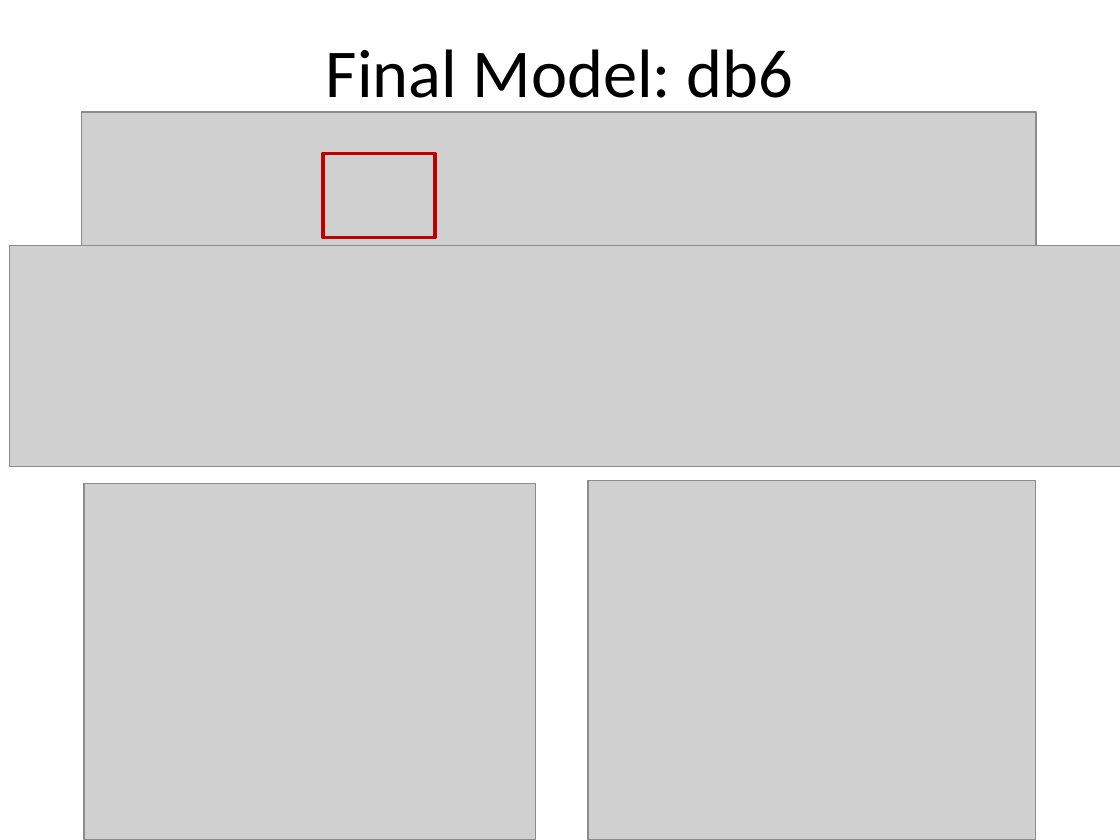
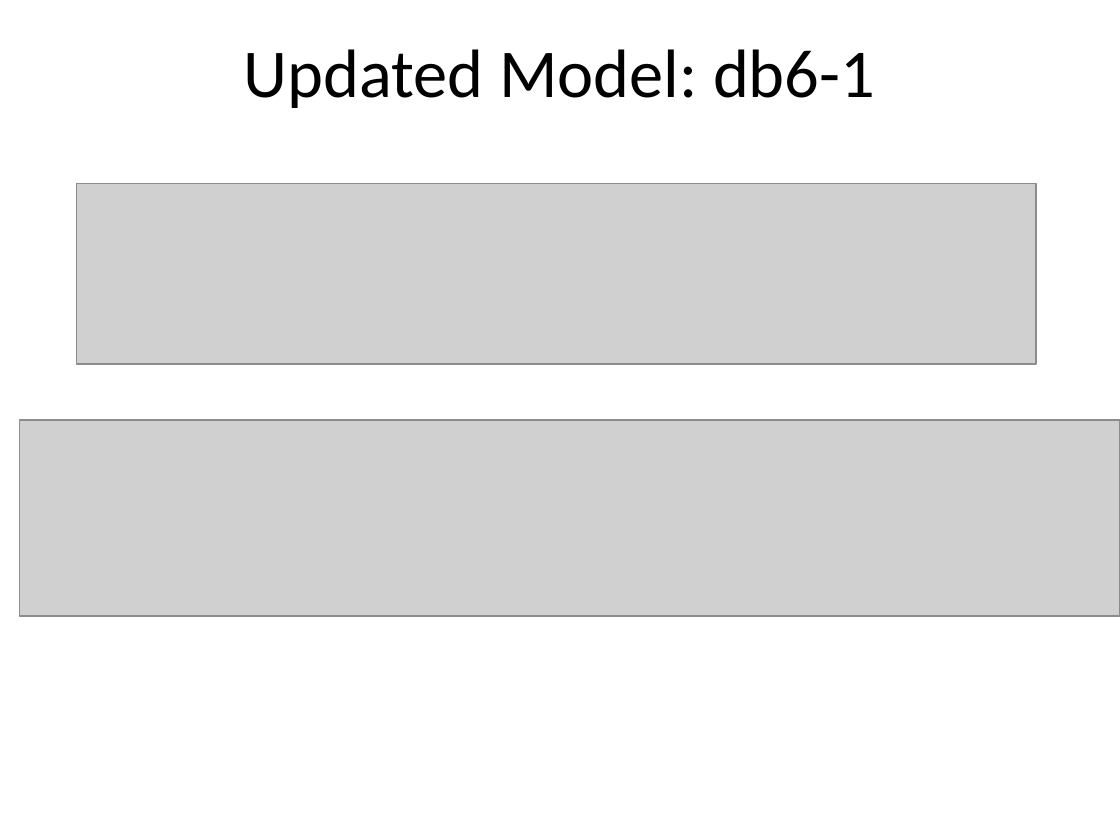
Before and after one commit to kdahlquist/DahlquistLab, a slide deck: slide 9 of data/Spring2017/15-gene_networks_analysis/db1-db6_Multiple-Regression_BK20170329.pptx (slide 7 before the commit). Drawn at 1120x840 pixels with LibreOffice and Linux fonts; fonts in the diff are those of the drawing; grey boxes stand for pictures. Boxes give left, top, right and bottom in pixels: in the first picture for what was removed or moved away, otherwise in the second. Text is boxed around its words. In the diff, an @@ line names an element or a change of style, - is before the commit and + after.

```diff
--- a/data/Spring2017/15-gene_networks_analysis/db1-db6_Multiple-Regression_BK20170329.pptx
+++ b/data/Spring2017/15-gene_networks_analysis/db1-db6_Multiple-Regression_BK20170329.pptx
@@ title at [244,49,875,108]: text changed @@
-Final Model: db6
+Updated Model: db6-1
@@ picture removed at [82,112,1036,271] @@
@@ rectangle removed at [323,153,435,237] @@
@@ picture added at [77,184,1036,364] @@
@@ picture removed at [9,245,1120,466] @@
@@ picture added at [20,420,1120,616] @@
@@ picture removed at [84,484,535,840] @@
@@ picture removed at [588,480,1036,840] @@
```
Also in this commit, not shown: 6 other slides changed, 4 slides added, 1 slide removed.
